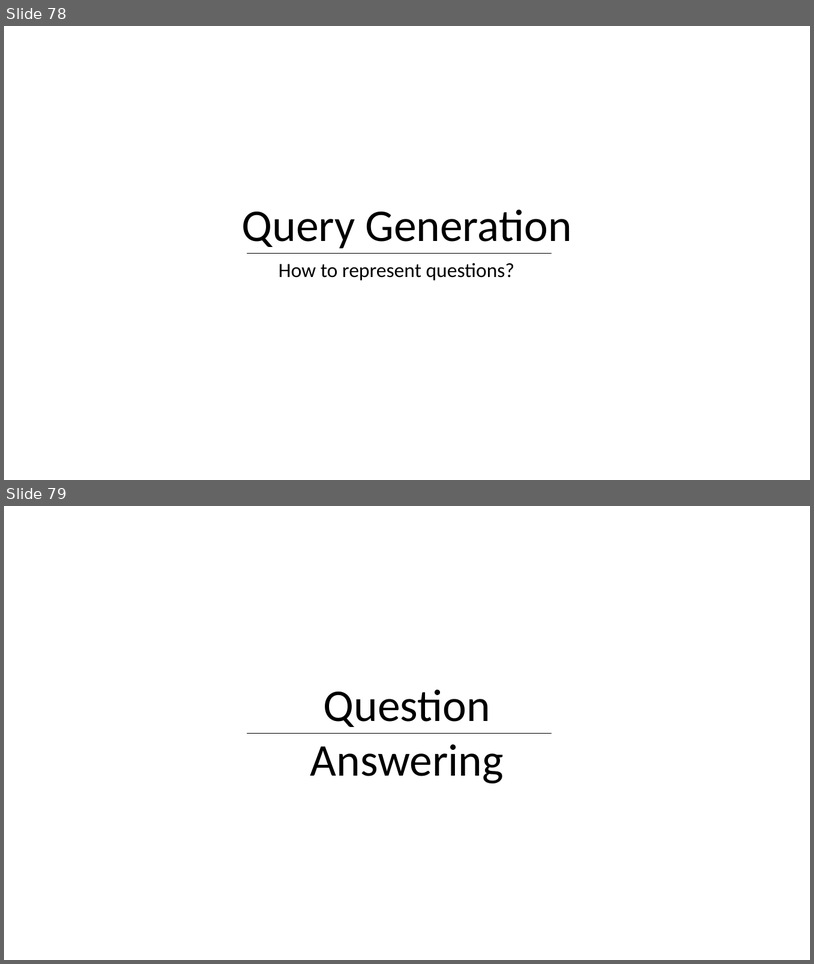
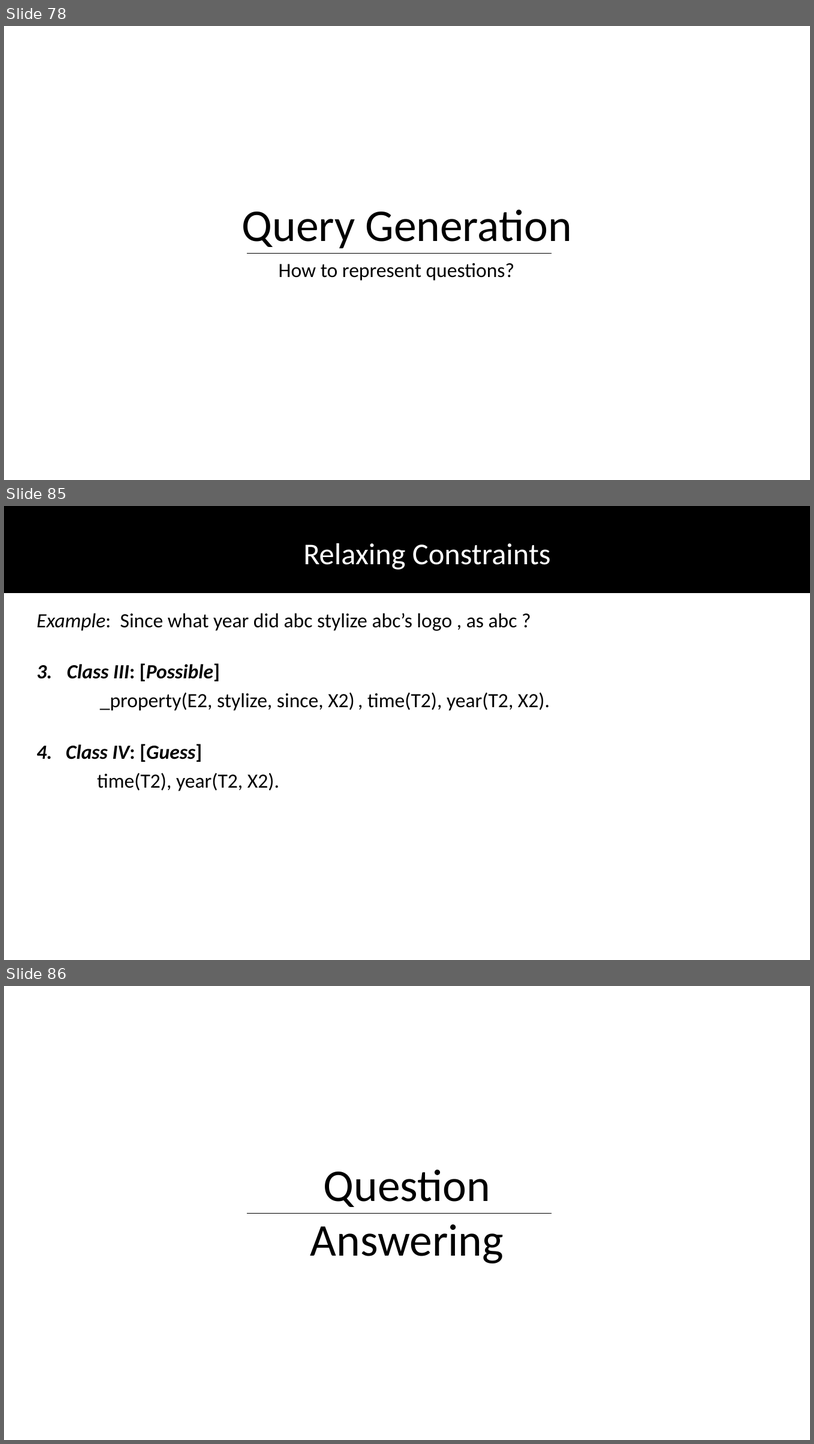
Before and after one commit to DhruvaPendharkar/thesis-project, a slide deck: Notes/ThesisPresentation.pptx. Shown one above the other, each under a label of ours: slides 78 and 79 before the commit, slides 78, 85 and 86 after it; the slides between them are not shown. The pictures are 814x964 and 814x1444 pixels, drawn with LibreOffice and Linux fonts; fonts in the diff are those of the drawing. Boxes give left, top, right and bottom in pixels: in the first picture for what was removed or moved away, otherwise in the second. Text is boxed around its words. In the diff, an @@ line names an element or a change of style, - is before the commit and + after.

```diff
--- a/Notes/ThesisPresentation.pptx
+++ b/Notes/ThesisPresentation.pptx
@@ slide 85 added at (4,506,810,960), background #FFFFFF @@
@@ rectangle added at (4,506,810,592), fill #000000, outline #000000 1 pt @@
@@ text added at (303,543,551,570), 36 pt, text #FFFFFF @@
+Relaxing Constraints
@@ text added at (36,613,518,631), 24 pt, text #000000 @@
+Example: Since what year did abc stylize abc’s logo , as abc ?
@@ text added at (67,663,550,711), 24 pt, text #000000 @@
+3. Class III: [Possible]
+, time(T2), year(T2, X2).
@@ text added at (100,692,355,711), 24 pt, text #000000 @@
+_property(E2, stylize, since, X2)
@@ text added at (36,744,279,791), 24 pt, text #000000 @@
+4. Class IV: [Guess]
+time(T2), year(T2, X2).
@@ what was slide 79 is now slide 86 @@
```
Also in this commit, not shown: 1 slide changed, 6 other slides added.
